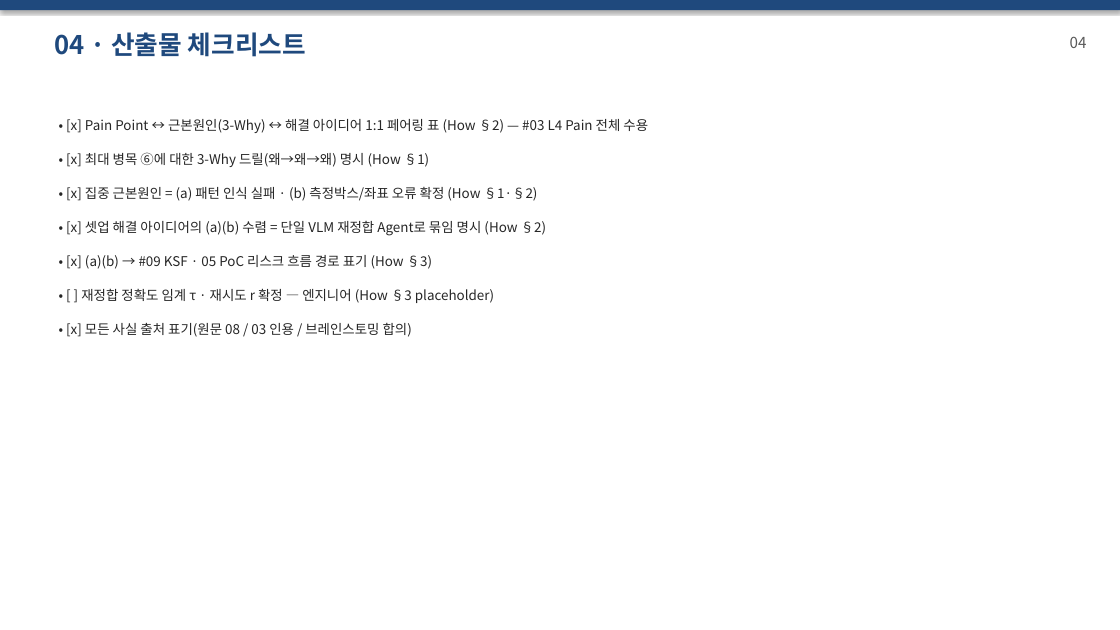
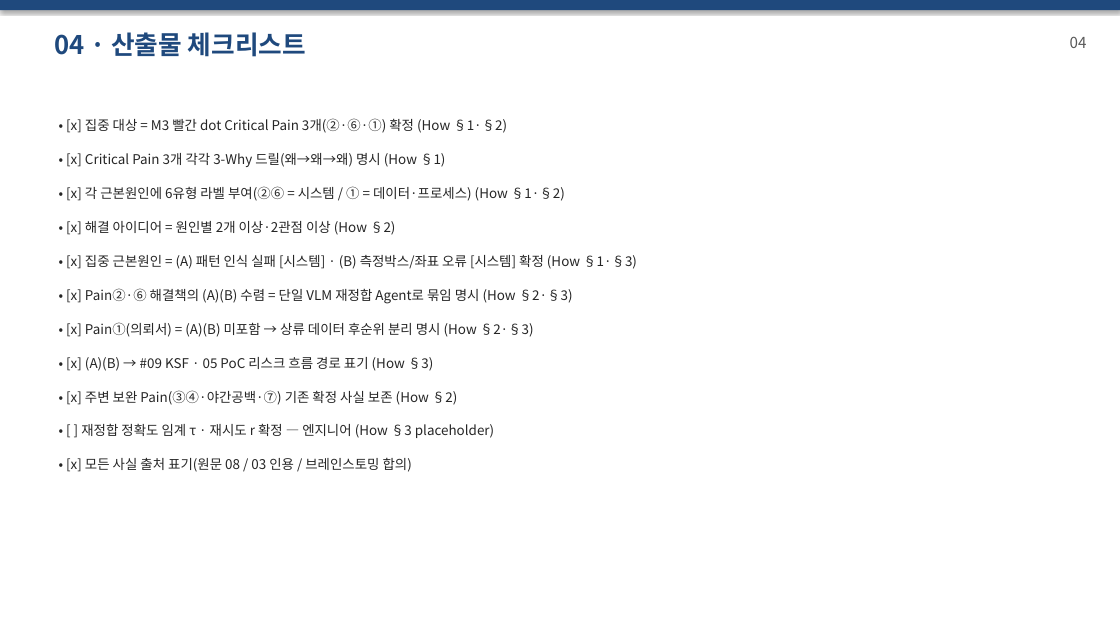
Before and after one commit to DarrenKoi/pm_notes, a slide deck: slide 31 of my-task/AIX_POC/프로젝트_smart_align_agent/07-적용_CDSEM_실행기획_세트.pptx (slide 30 before the commit). Drawn at 1120x630 pixels with LibreOffice and Linux fonts; fonts in the diff are those of the drawing. Boxes give left, top, right and bottom in pixels: in the first picture for what was removed or moved away, otherwise in the second. Text is boxed around its words. In the diff, an @@ line names an element or a change of style, - is before the commit and + after.

```diff
--- a/my-task/AIX_POC/프로젝트_smart_align_agent/07-적용_CDSEM_실행기획_세트.pptx
+++ b/my-task/AIX_POC/프로젝트_smart_align_agent/07-적용_CDSEM_실행기획_세트.pptx
@@ text at [66,118,507,133]: text changed @@
-• [x] Pain Point ↔ 근본원인(3-Why) ↔ 해결 아이디어 1:1 페어링 표 (How §2) — #03 L4 Pain 전체 수용
+• [x] 집중 대상 = M3 빨간 dot Critical Pain 3개(②·⑥·①) 확정 (How §1·§2)
@@ text at [66,153,445,167]: text changed @@
-• [x] 최대 병목 ⑥에 대한 3-Why 드릴(왜→왜→왜) 명시 (How §1)
+• [x] Critical Pain 3개 각각 3-Why 드릴(왜→왜→왜) 명시 (How §1)
@@ text at [66,186,565,201]: text changed @@
-• [x] 집중 근본원인 = (a) 패턴 인식 실패 · (b) 측정박스/좌표 오류 확정 (How §1·§2)
+• [x] 각 근본원인에 6유형 라벨 부여(②⑥ = 시스템 / ① = 데이터·프로세스) (How §1·§2)
@@ text at [66,221,395,235]: text changed @@
-• [x] 셋업 해결 아이디어의 (a)(b) 수렴 = 단일 VLM 재정합 Agent로 묶임 명시 (How §2)
+• [x] 해결 아이디어 = 원인별 2개 이상·2관점 이상 (How §2)
@@ text at [66,254,637,269]: text changed @@
-• [x] (a)(b) → #09 KSF · 05 PoC 리스크 흐름 경로 표기 (How §3)
+• [x] 집중 근본원인 = (A) 패턴 인식 실패 [시스템] · (B) 측정박스/좌표 오류 [시스템] 확정 (How §1·§3)
@@ text at [66,288,573,304]: text changed @@
-• [ ] 재정합 정확도 임계 τ · 재시도 r 확정 — 엔지니어 (How §3 placeholder)
+• [x] Pain②·⑥ 해결책의 (A)(B) 수렴 = 단일 VLM 재정합 Agent로 묶임 명시 (How §2·§3)
@@ text at [66,322,534,337]: text changed @@
-• [x] 모든 사실 출처 표기(원문 08 / 03 인용 / 브레인스토밍 합의)
+• [x] Pain①(의뢰서) = (A)(B) 미포함 → 상류 데이터 후순위 분리 명시 (How §2·§3)
@@ text added at [66,357,433,371], 11.5 pt, text #262626 @@
+• [x] (A)(B) → #09 KSF · 05 PoC 리스크 흐름 경로 표기 (How §3)
@@ text added at [66,390,457,405], 11.5 pt, text #262626 @@
+• [x] 주변 보완 Pain(③④·야간공백·⑦) 기존 확정 사실 보존 (How §2)
@@ text added at [81,423,494,438], 11.5 pt, text #262626 @@
+• [ ] 재정합 정확도 임계 τ · 재시도 r 확정 — 엔지니어 (How §3 placeholder)
@@ text added at [66,458,412,472], 11.5 pt, text #262626 @@
+• [x] 모든 사실 출처 표기(원문 08 / 03 인용 / 브레인스토밍 합의)
```
Also in this commit, not shown: 35 other slides changed, 4 slides added, 1 slide removed, 14 other files.
